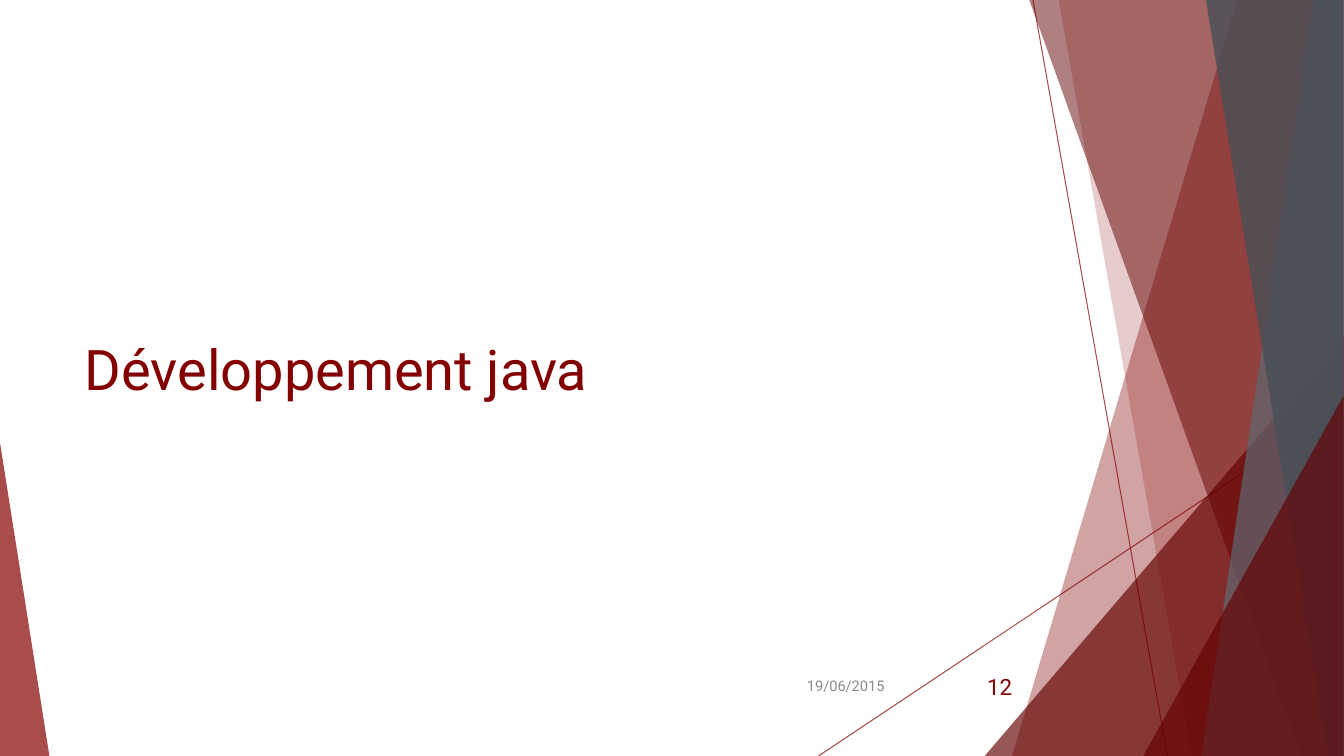
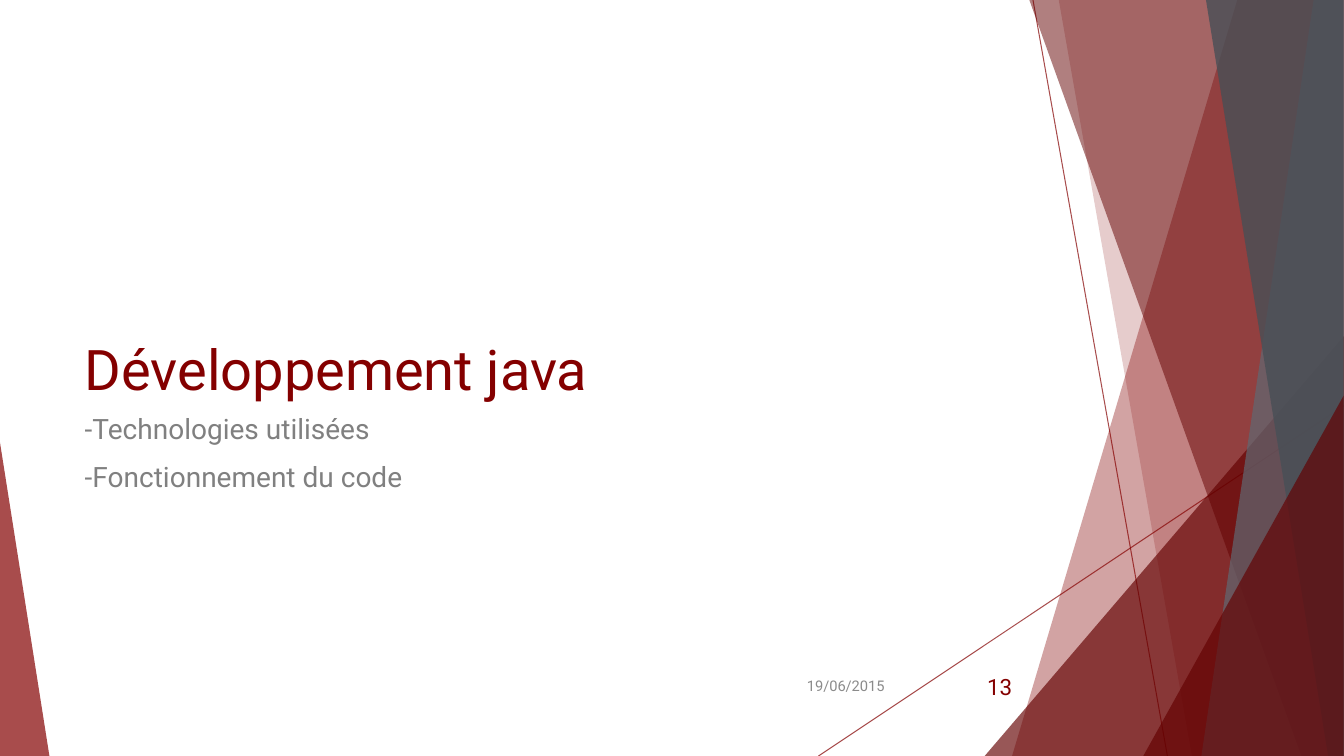
Before and after one commit to Tamaube/Projet-S4, a slide deck: slide 13 of Présentation.pptx (slide 12 before the commit). Drawn at 1344x756 pixels with LibreOffice and Linux fonts; fonts in the diff are those of the drawing. Boxes give left, top, right and bottom in pixels: in the first picture for what was removed or moved away, otherwise in the second. Text is boxed around its words. In the diff, an @@ line names an element or a change of style, - is before the commit and + after.

```diff
--- a/Présentation.pptx
+++ b/Présentation.pptx
@@ text added at (x1=85, y1=418, x2=402, y2=487), 20 pt, text #808080 @@
+-Technologies utilisées
+-Fonctionnement du code
@@ page number at (x1=987, y1=679, x2=1012, y2=696): text changed @@
-12
+13
```
Also in this commit, not shown: 1 other slide changed, 3 slides added, 2 other files.
